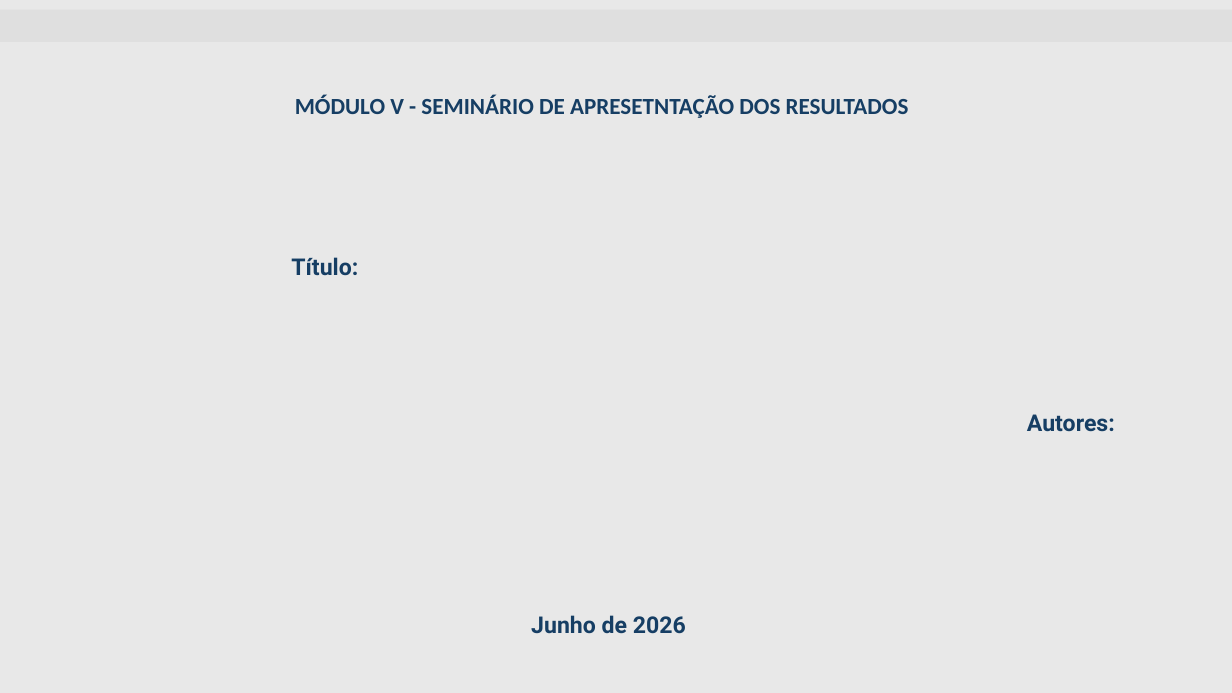
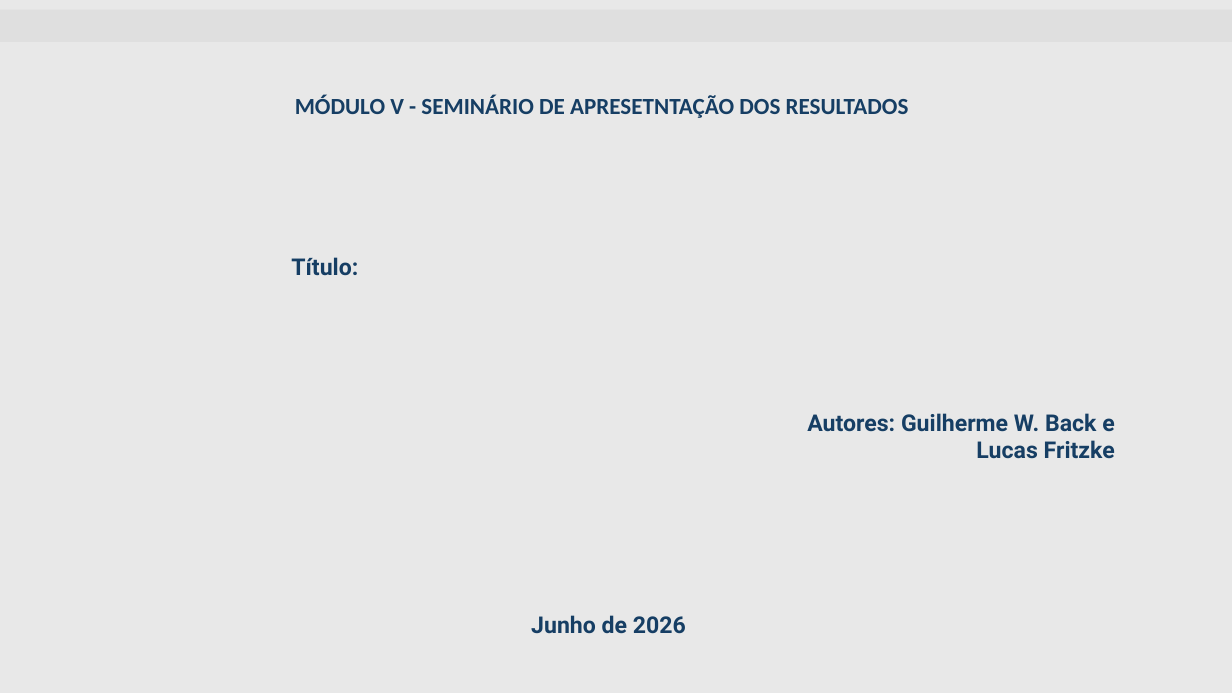
Before and after one commit to mattedi/Simulacao-2026, a slide deck: slide 1 of GuilhermeBackLucasFritzke/Template_Simnario_Guilherme_Lucas.pptx. Drawn at 1232x693 pixels with LibreOffice and Linux fonts; fonts in the diff are those of the drawing; background and template pictures are left out. Boxes give left, top, right and bottom in pixels: in the first picture for what was removed or moved away, otherwise in the second. Text is boxed around its words. In the diff, an @@ line names an element or a change of style, - is before the commit and + after.

```diff
--- a/GuilhermeBackLucasFritzke/Template_Simnario_Guilherme_Lucas.pptx
+++ b/GuilhermeBackLucasFritzke/Template_Simnario_Guilherme_Lucas.pptx
@@ text at [807,413,1115,459]: text changed @@
-Autores:
+Autores: Guilherme W. Back e Lucas Fritzke
```
Also in this commit, not shown: 2 slides added.
